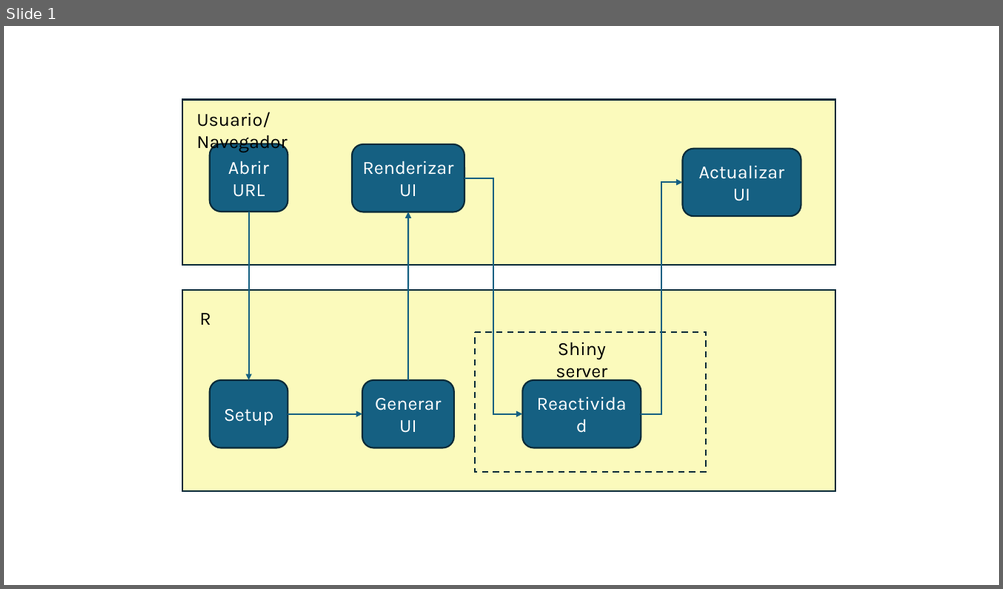
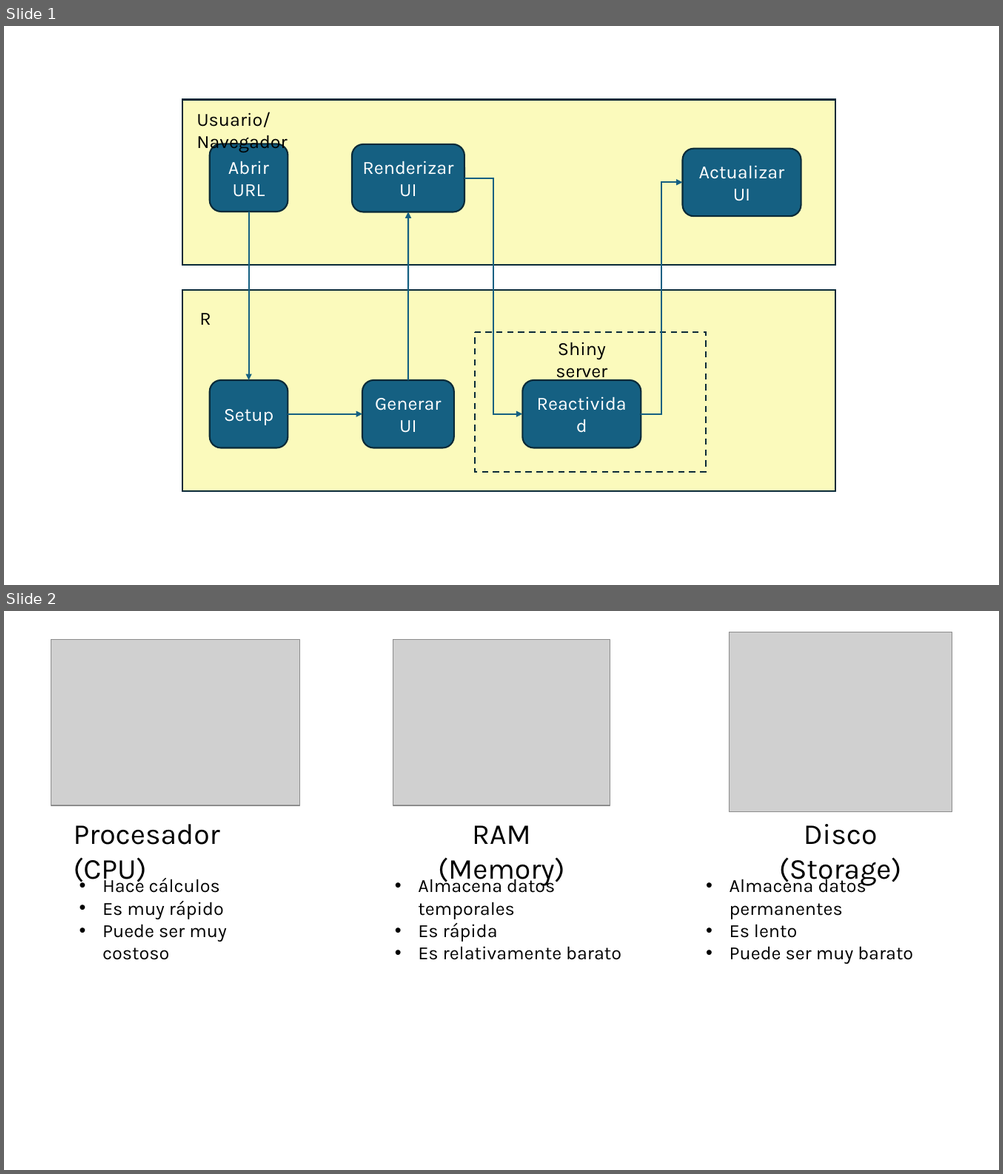
Before and after one commit to alearrigo/shinyconf-2025-workshop-performance, a slide deck: diagramas.pptx. Shown one above the other, each under a label of ours: slide 1 before the commit, slides 1 and 2 after it. The pictures are 1003x589 and 1003x1174 pixels, drawn with LibreOffice and Linux fonts; fonts in the diff are those of the drawing; grey boxes stand for pictures. Boxes give left, top, right and bottom in pixels: in the first picture for what was removed or moved away, otherwise in the second. Text is boxed around its words. In the diff, an @@ line names an element or a change of style, - is before the commit and + after.

```diff
--- a/diagramas.pptx
+++ b/diagramas.pptx
@@ slide 2 added at [4, 611, 999, 1170], background #FFFFFF @@
@@ picture added at [728, 632, 951, 812] @@
@@ picture added at [51, 640, 299, 806] @@
@@ picture added at [392, 640, 610, 806] @@
@@ text added at [74, 824, 220, 886], 28 pt, text #000000 @@
+Procesador (CPU)
@@ text added at [438, 826, 564, 886], 28 pt, text #000000 @@
+RAM (Memory)
@@ text added at [779, 824, 901, 886], 28 pt, text #000000 @@
+Disco (Storage)
@@ text added at [102, 876, 227, 960], 18 pt, text #000000 @@
+• Hace cálculos
+• Es muy rápido
+• Puede ser muy costoso
@@ text added at [418, 876, 621, 960], 18 pt, text #000000 @@
+• Almacena datos temporales
+• Es rápida
+• Es relativamente barato
@@ text added at [729, 876, 913, 964], 18 pt, text #000000 @@
+• Almacena datos permanentes
+• Es lento
+• Puede ser muy barato
```
Also in this commit, not shown: 3 other files.
